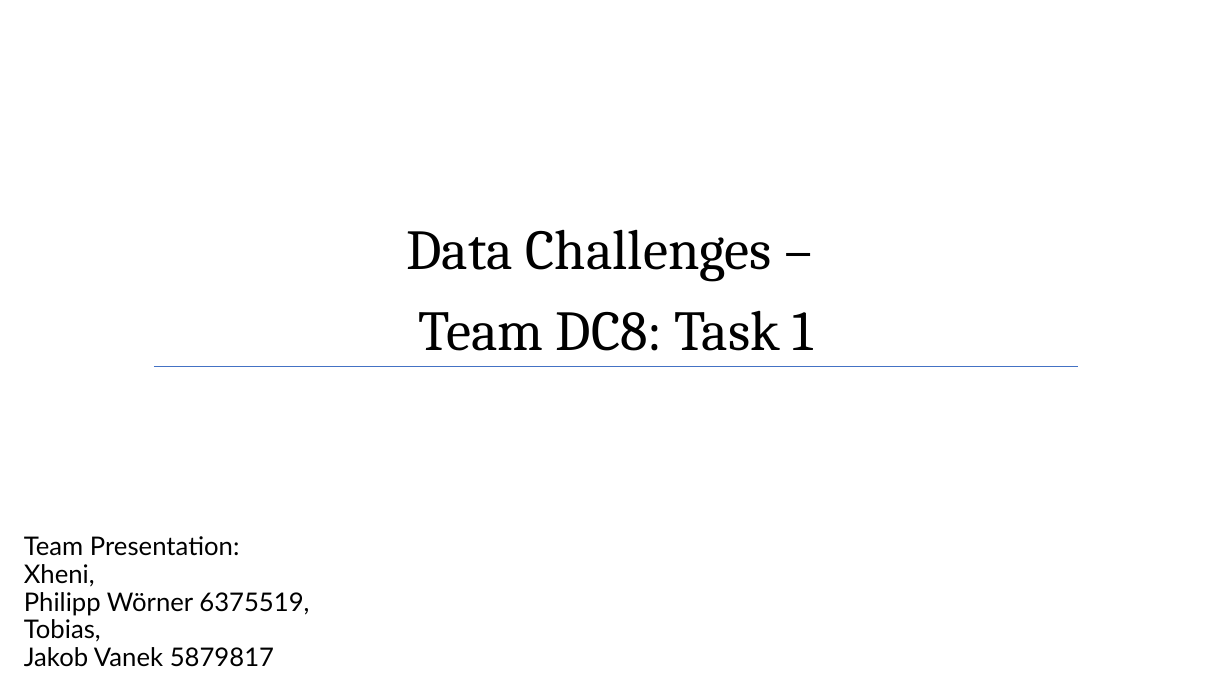
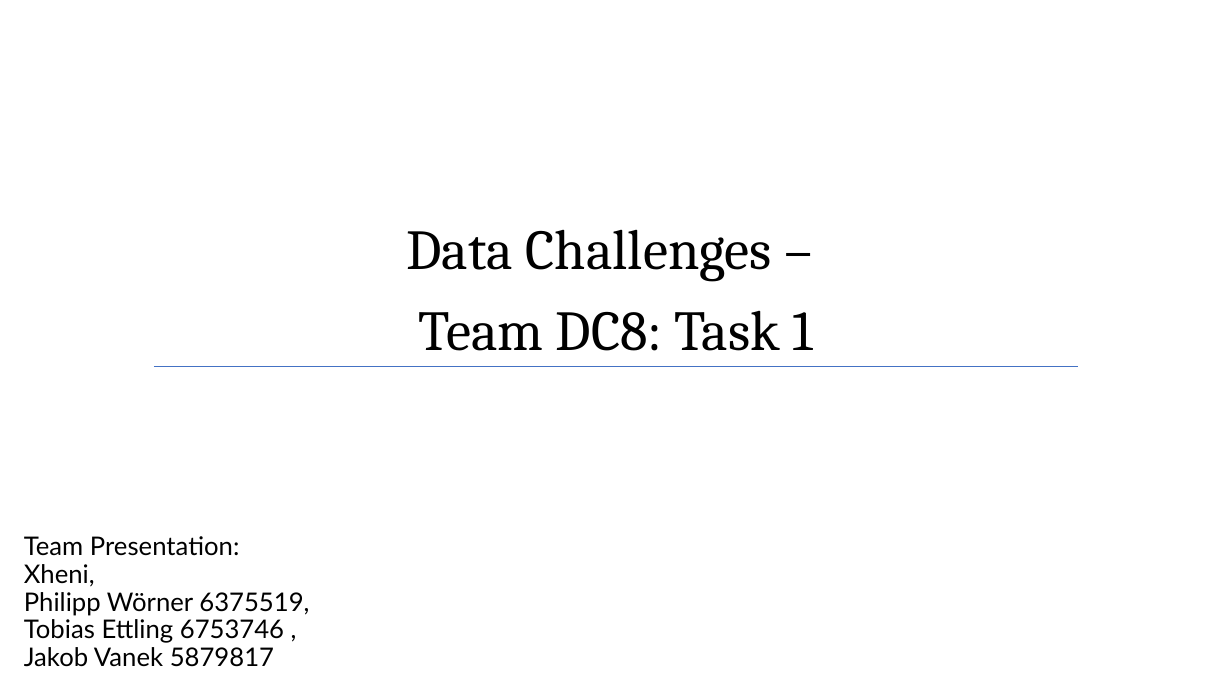
Before and after one commit to Data-Challenge-Team-8/data_challenge_team_8, a slide deck: slide 1 of presentation_task1/presentation_1_data_challenges_v02.pptx. Drawn at 1232x693 pixels with LibreOffice and Linux fonts; fonts in the diff are those of the drawing; background and template pictures are left out. Boxes give left, top, right and bottom in pixels: in the first picture for what was removed or moved away, otherwise in the second. Text is boxed around its words. In the diff, an @@ line names an element or a change of style, - is before the commit and + after.

Commit message:
Präsentation Task 2 vervollständigt

```diff
--- a/presentation_task1/presentation_1_data_challenges_v02.pptx
+++ b/presentation_task1/presentation_1_data_challenges_v02.pptx
@@ subtitle at <box>24,536,309,667</box>: text changed @@
-Team Presentation:
-Xheni,
-Philipp Wörner 6375519,
-Tobias,
-Jakob Vanek 5879817
+Team Presentation:
+Xheni,
+Philipp Wörner 6375519,
+Tobias Ettling 6753746 ,
+Jakob Vanek 5879817
```
Also in this commit, not shown: 2 other slides changed, 1 slide added, 2 other files.
